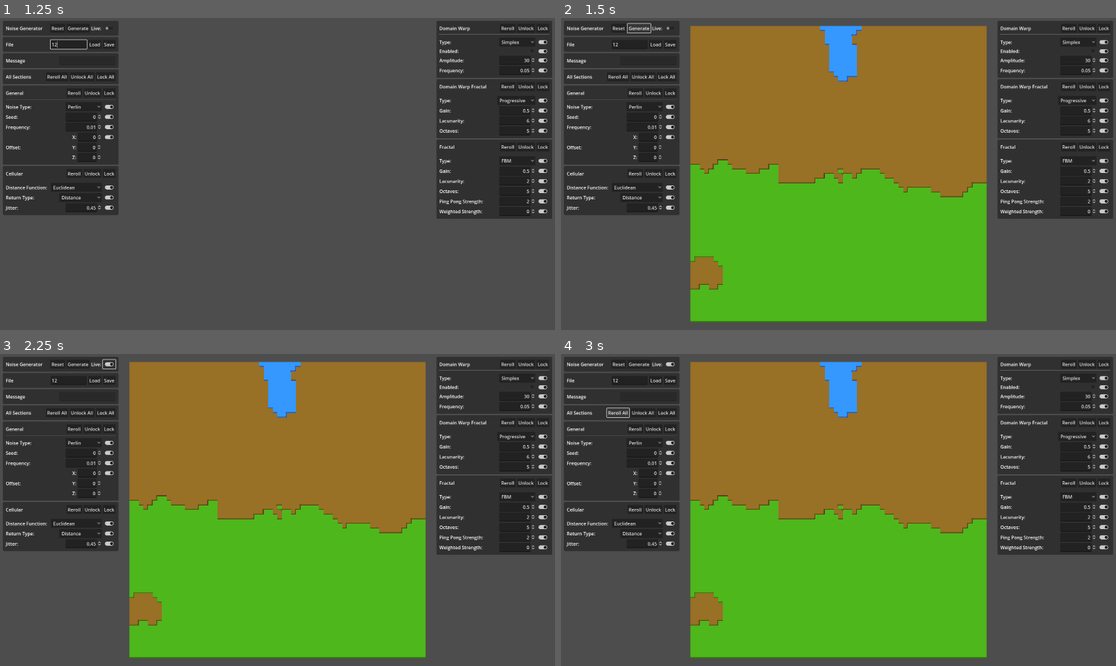
Above: before the commit, frames 1-4 (two rows, left to right).
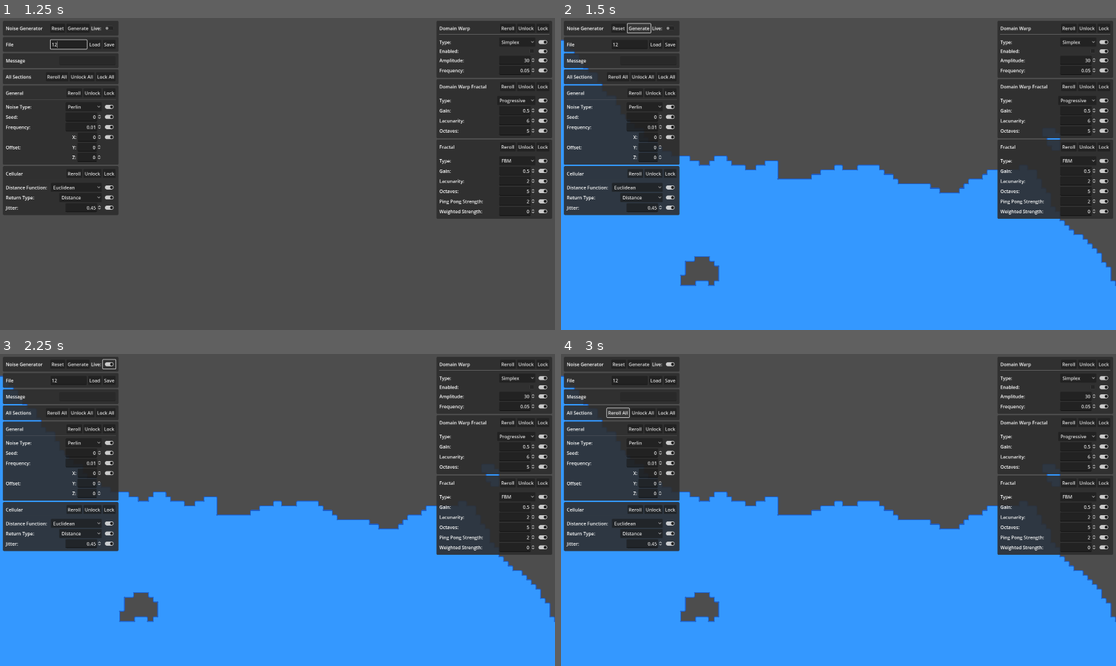
Above: after the commit, the same moments.

Repository: joshuajenner/project-speed
Game: Godot game, scene res://test/tilemap_generate.tscn
Two runs of this game, one before a commit and one after it. Both use one fixed random seed, a clock stepped at 60 frames per second and the inputs below. This scene is started directly instead of the project's main scene.
Inputs (mouse positions are in pixels of both pictures, inside the frame that each line leads up to):
- Up to frame 1 (1.25 s): click (66, 42) at 0.52 s; type "12" at 0.6 s
- Up to frame 2 (1.5 s): click "Generate" at 1.25 s
- Up to frame 3 (2.25 s): click (111, 363) at 2 s
- Up to frame 4 (3 s): click "Reroll All" at 2.75 s

Frame 1 is identical in both runs. In frame 2, 69% of the frame differs, in the area x 0-100%, y 2-100%; in frame 3, 69%; in frame 4, 69%.

Commit message:
started work on level generation

Diff:
--- a/levels/base_level.tscn
+++ b/levels/base_level.tscn
@@ -1,10 +1,13 @@
-[gd_scene load_steps=9 format=3 uid="uid://dqiy15cswqe5o"]
+[gd_scene load_steps=12 format=3 uid="uid://dqiy15cswqe5o"]
 
 [ext_resource type="ArrayMesh" uid="uid://dxg0prjorbwln" path="res://assets/terrain/terrain_sideCorner.obj" id="2_cli62"]
 [ext_resource type="PackedScene" uid="uid://c8k5sn6n46v8" path="res://players/base_player.tscn" id="2_w52gu"]
 [ext_resource type="ArrayMesh" uid="uid://1w0k08a3n74" path="res://assets/terrain/terrain_sideCliff.obj" id="3_6tcva"]
 [ext_resource type="Environment" uid="uid://bjd4g046m323e" path="res://environment/default_environment.tres" id="3_58450"]
 [ext_resource type="PackedScene" uid="uid://cmcq20y6k4wh4" path="res://debug/debug_menu.tscn" id="4_p8vts"]
+[ext_resource type="PackedScene" uid="uid://n550rodkynb" path="res://test/generated_gridmap.tscn" id="6_athlx"]
+[ext_resource type="MeshLibrary" uid="uid://c8yv706owx6de" path="res://test/test_mesh_library.tres" id="6_hlphv"]
+[ext_resource type="PackedScene" uid="uid://clis755lpsjin" path="res://noise_generator/noise_generator.tscn" id="7_omawm"]
 
 [sub_resource type="StandardMaterial3D" id="StandardMaterial3D_k2sak"]
 resource_name = "rock"
@@ -25,6 +28,7 @@
 speed_base = 20
 
 [node name="Terrain" type="Node3D" parent="."]
+visible = false
 
 [node name="Floor" type="Node3D" parent="Terrain"]
 
@@ -449,3 +453,13 @@
 [node name="DebugMenu" parent="." instance=ExtResource("4_p8vts")]
 
 [node name="GridMap" type="GridMap" parent="."]
+mesh_library = ExtResource("6_hlphv")
+cell_size = Vector3(1, 1, 1)
+
+[node name="GeneratedGridMap" parent="." instance=ExtResource("6_athlx")]
+
+[node name="CanvasLayer" type="CanvasLayer" parent="."]
+
+[node name="NoiseGenerator" parent="CanvasLayer" instance=ExtResource("7_omawm")]
+
+[connection signal="noise_generated" from="CanvasLayer/NoiseGenerator" to="GeneratedGridMap" method="_on_noise_generator_noise_generated"]
--- a/noise_generator/texture_generation.tscn
+++ b/noise_generator/texture_generation.tscn
@@ -12,6 +12,22 @@
 grow_vertical = 2
 script = ExtResource("1_xxfa2")
 
+[node name="NoiseDisplay" type="TextureRect" parent="."]
+unique_name_in_owner = true
+custom_minimum_size = Vector2(128, 128)
+layout_mode = 1
+anchors_preset = 8
+anchor_left = 0.5
+anchor_top = 0.5
+anchor_right = 0.5
+anchor_bottom = 0.5
+offset_left = -64.0
+offset_top = -64.0
+offset_right = 64.0
+offset_bottom = 64.0
+grow_horizontal = 2
+grow_vertical = 2
+
 [node name="Center" type="CenterContainer" parent="."]
 layout_mode = 1
 anchors_preset = 15
@@ -20,11 +36,6 @@
 grow_horizontal = 2
 grow_vertical = 2
 
-[node name="NoiseDisplay" type="TextureRect" parent="Center"]
-unique_name_in_owner = true
-custom_minimum_size = Vector2(512, 512)
-layout_mode = 2
-
 [node name="NoiseGenerator" parent="." instance=ExtResource("1_ua87q")]
 layout_mode = 1
 
--- /dev/null
+++ b/test/generated_gridmap.gd
@@ -0,0 +1,26 @@
+extends Node3D
+
+
+@onready var tile_map: TileMap = %TileMap
+
+@onready var level_1 = $"Level 1"
+@onready var floor = $Floor
+
+var map_size := Vector2i(64, 64)
+var mapped_cells: Array = []
+
+
+
+func _on_noise_generator_noise_generated(noise):
+	mapped_cells = []
+	tile_map.clear()
+	for x in range(-map_size.x, map_size.x):
+		for y in range(-map_size.y, map_size.y):
+			var noise_level = (noise.get_noise_2d(x, y) + 1) / 2
+			if noise_level > 0.50:
+				mapped_cells.append(Vector2i(x,y))
+				mapped_cells.append(Vector2i(x-1,y))
+				mapped_cells.append(Vector2i(x,y-1))
+				mapped_cells.append(Vector2i(x-1,y-1))
+
+	tile_map.set_cells_terrain_connect(0, mapped_cells, 0, 0)
--- /dev/null
+++ b/test/generated_gridmap.tscn
@@ -0,0 +1,16 @@
+[gd_scene load_steps=3 format=3 uid="uid://n550rodkynb"]
+
+[ext_resource type="Script" path="res://test/generated_gridmap.gd" id="1_4vhur"]
+[ext_resource type="TileSet" uid="uid://oum5ewygmv4n" path="res://test/tileset_gridmap.tres" id="2_uximc"]
+
+[node name="GeneratedGridMap" type="Node3D"]
+script = ExtResource("1_4vhur")
+
+[node name="Level 1" type="GridMap" parent="."]
+
+[node name="Floor" type="GridMap" parent="."]
+
+[node name="TileMap" type="TileMap" parent="."]
+unique_name_in_owner = true
+tile_set = ExtResource("2_uximc")
+format = 2
--- a/test/tilemap_generate.gd
+++ b/test/tilemap_generate.gd
@@ -2,28 +2,58 @@
 
 @onready var tile_map = $TileMap
 
-var mapped_cells: Array = [[],[],[],[]]
-var map_size := Vector2i(32, 32)
+var mapped_cells: Array = []
+var map_size := Vector2i(64, 64)
+
+var noise_levels: Array = [0,0,0,0]
 
 func _on_noise_generator_noise_generated(noise):
-	mapped_cells = [[],[],[],[]]
+	mapped_cells = []
+	tile_map.clear()
 	for x in range(-map_size.x, map_size.x):
 		for y in range(-map_size.y, map_size.y):
 			var noise_level = (noise.get_noise_2d(x, y) + 1) / 2
+			count_noise(noise_level)
 			var layer = get_cell_layer_from_noise(noise_level)
-			tile_map.set_cell(layer, Vector2i(x,y), layer, Vector2i(2,2))
-			mapped_cells[layer].append(Vector2i(x,y))
 
-	for c in range(0, 4):
-		tile_map.set_cells_terrain_connect(c, mapped_cells[c], 0, c)
+			if noise_level > 0.50:
+				mapped_cells.append(Vector2i(x,y))
+				mapped_cells.append(Vector2i(x-1,y))
+				mapped_cells.append(Vector2i(x,y-1))
+				mapped_cells.append(Vector2i(x-1,y-1))
+
+	print_noise_debug()
+	tile_map.set_cells_terrain_connect(0, mapped_cells, 0, 0)
+
+
+
+func count_noise(value: float) -> void:
+	if value > 0.6:
+		noise_levels[0] += 1
+	elif value > 0.4:
+		noise_levels[1] += 1
+	elif value > 0.2:
+		noise_levels[2] += 1
+	else:
+		noise_levels[3] += 1
+
+
+
+func print_noise_debug() -> void:
+	print("# ----------")
+	print("> 0.6 - " + str(noise_levels[0]))
+	print("> 0.4 - " + str(noise_levels[1]))
+	print("> 0.2 - " + str(noise_levels[2]))
+	print("< 0.2 - " + str(noise_levels[3]))
+	print("\n")
 
 
 func get_cell_layer_from_noise(value: float) -> int:
 	if value > 0.75:
+		return 0
+	elif value > 0.50:
+		return 1
+	elif value > 0.25:
+		return 2
+	else:
 		return 3
-	elif value > 0.50:
-		return 2
-	elif value > 0.25:
-		return 1
-	else:
-		return 0
--- a/test/tilemap_generate.tscn
+++ b/test/tilemap_generate.tscn
@@ -14,8 +14,8 @@
 [node name="TileMap" type="TileMap" parent="."]
 tile_set = ExtResource("2_n1sin")
 format = 2
-layer_0/name = "Dirt"
-layer_1/name = "Water"
+layer_0/name = "Water"
+layer_1/name = "Dirt"
 layer_1/enabled = true
 layer_1/modulate = Color(1, 1, 1, 1)
 layer_1/y_sort_enabled = false
--- /dev/null
+++ b/test/tileset_gridmap.tres
@@ -0,0 +1,119 @@
+[gd_resource type="TileSet" load_steps=3 format=3 uid="uid://oum5ewygmv4n"]
+
+[ext_resource type="Texture2D" uid="uid://bifyxxvg6sqmj" path="res://test/tiles/tiles_gridmap.png" id="1_libxd"]
+
+[sub_resource type="TileSetAtlasSource" id="TileSetAtlasSource_h0r6k"]
+texture = ExtResource("1_libxd")
+0:0/0 = 0
+0:0/0/terrain_set = 0
+0:0/0/terrain = 0
+0:0/0/terrains_peering_bit/right_side = 0
+0:0/0/terrains_peering_bit/bottom_right_corner = 0
+0:0/0/terrains_peering_bit/bottom_side = 0
+0:0/0/terrains_peering_bit/bottom_left_corner = 0
+0:0/0/terrains_peering_bit/left_side = 0
+0:0/0/terrains_peering_bit/top_left_corner = 0
+0:0/0/terrains_peering_bit/top_side = 0
+0:0/0/terrains_peering_bit/top_right_corner = 0
+1:0/0 = 0
+1:0/0/terrain_set = 0
+1:0/0/terrain = 0
+1:0/0/terrains_peering_bit/right_side = 0
+1:0/0/terrains_peering_bit/bottom_right_corner = 0
+1:0/0/terrains_peering_bit/bottom_side = 0
+1:0/0/terrains_peering_bit/bottom_left_corner = 0
+1:0/0/terrains_peering_bit/left_side = 0
+2:0/0 = 0
+2:0/0/terrain_set = 0
+2:0/0/terrain = 0
+2:0/0/terrains_peering_bit/bottom_side = 0
+2:0/0/terrains_peering_bit/bottom_left_corner = 0
+2:0/0/terrains_peering_bit/left_side = 0
+2:0/0/terrains_peering_bit/top_left_corner = 0
+2:0/0/terrains_peering_bit/top_side = 0
+3:0/0 = 0
+3:0/0/terrain_set = 0
+3:0/0/terrain = 0
+3:0/0/terrains_peering_bit/right_side = 0
+3:0/0/terrains_peering_bit/left_side = 0
+3:0/0/terrains_peering_bit/top_left_corner = 0
+3:0/0/terrains_peering_bit/top_side = 0
+3:0/0/terrains_peering_bit/top_right_corner = 0
+4:0/0 = 0
+4:0/0/terrain_set = 0
+4:0/0/terrain = 0
+4:0/0/terrains_peering_bit/right_side = 0
+4:0/0/terrains_peering_bit/bottom_right_corner = 0
+4:0/0/terrains_peering_bit/bottom_side = 0
+4:0/0/terrains_peering_bit/top_side = 0
+4:0/0/terrains_peering_bit/top_right_corner = 0
+5:0/0 = 0
+5:0/0/terrain_set = 0
+5:0/0/terrain = 0
+5:0/0/terrains_peering_bit/right_side = 0
+5:0/0/terrains_peering_bit/bottom_right_corner = 0
+5:0/0/terrains_peering_bit/bottom_side = 0
+6:0/0 = 0
+6:0/0/terrain_set = 0
+6:0/0/terrain = 0
+6:0/0/terrains_peering_bit/bottom_side = 0
+6:0/0/terrains_peering_bit/bottom_left_corner = 0
+6:0/0/terrains_peering_bit/left_side = 0
+7:0/0 = 0
+7:0/0/terrain_set = 0
+7:0/0/terrain = 0
+7:0/0/terrains_peering_bit/right_side = 0
+7:0/0/terrains_peering_bit/top_side = 0
+7:0/0/terrains_peering_bit/top_right_corner = 0
+8:0/0 = 0
+8:0/0/terrain_set = 0
+8:0/0/terrain = 0
+8:0/0/terrains_peering_bit/left_side = 0
+8:0/0/terrains_peering_bit/top_left_corner = 0
+8:0/0/terrains_peering_bit/top_side = 0
+9:0/0 = 0
+9:0/0/terrain_set = 0
+9:0/0/terrain = 0
+9:0/0/terrains_peering_bit/right_side = 0
+9:0/0/terrains_peering_bit/bottom_right_corner = 0
+9:0/0/terrains_peering_bit/bottom_side = 0
+9:0/0/terrains_peering_bit/bottom_left_corner = 0
+9:0/0/terrains_peering_bit/left_side = 0
+9:0/0/terrains_peering_bit/top_side = 0
+9:0/0/terrains_peering_bit/top_right_corner = 0
+10:0/0 = 0
+10:0/0/terrain_set = 0
+10:0/0/terrain = 0
+10:0/0/terrains_peering_bit/right_side = 0
+10:0/0/terrains_peering_bit/bottom_right_corner = 0
+10:0/0/terrains_peering_bit/bottom_side = 0
+10:0/0/terrains_peering_bit/bottom_left_corner = 0
+10:0/0/terrains_peering_bit/left_side = 0
+10:0/0/terrains_peering_bit/top_left_corner = 0
+10:0/0/terrains_peering_bit/top_side = 0
+11:0/0 = 0
+11:0/0/terrain_set = 0
+11:0/0/terrain = 0
+11:0/0/terrains_peering_bit/right_side = 0
+11:0/0/terrains_peering_bit/bottom_side = 0
+11:0/0/terrains_peering_bit/bottom_left_corner = 0
+11:0/0/terrains_peering_bit/left_side = 0
+11:0/0/terrains_peering_bit/top_left_corner = 0
+11:0/0/terrains_peering_bit/top_side = 0
+11:0/0/terrains_peering_bit/top_right_corner = 0
+12:0/0 = 0
+12:0/0/terrain_set = 0
+12:0/0/terrain = 0
+12:0/0/terrains_peering_bit/right_side = 0
+12:0/0/terrains_peering_bit/bottom_right_corner = 0
+12:0/0/terrains_peering_bit/bottom_side = 0
+12:0/0/terrains_peering_bit/left_side = 0
+12:0/0/terrains_peering_bit/top_left_corner = 0
+12:0/0/terrains_peering_bit/top_side = 0
+12:0/0/terrains_peering_bit/top_right_corner = 0
+
+[resource]
+terrain_set_0/mode = 0
+terrain_set_0/terrain_0/name = "Terrain"
+terrain_set_0/terrain_0/color = Color(0.501961, 0.345098, 0.25098, 1)
+sources/0 = SubResource("TileSetAtlasSource_h0r6k")
Not shown, added: assets/new_terrain/side_cliff_neg_x.mtl
Not shown, added: assets/new_terrain/side_cliff_neg_x.obj
Not shown, added: assets/new_terrain/side_cliff_neg_x.obj.import
Not shown, added: assets/new_terrain/side_cliff_neg_z.mtl
Not shown, added: assets/new_terrain/side_cliff_neg_z.obj
Not shown, added: assets/new_terrain/side_cliff_neg_z.obj.import
Not shown, added: assets/new_terrain/side_cliff_pos_x.mtl
Not shown, added: assets/new_terrain/side_cliff_pos_x.obj
Not shown, added: assets/new_terrain/side_cliff_pos_x.obj.import
Not shown, added: assets/new_terrain/side_cliff_pos_z.mtl
Not shown, added: assets/new_terrain/side_cliff_pos_z.obj
Not shown, added: assets/new_terrain/side_cliff_pos_z.obj.import
(and 2 more such lines)
